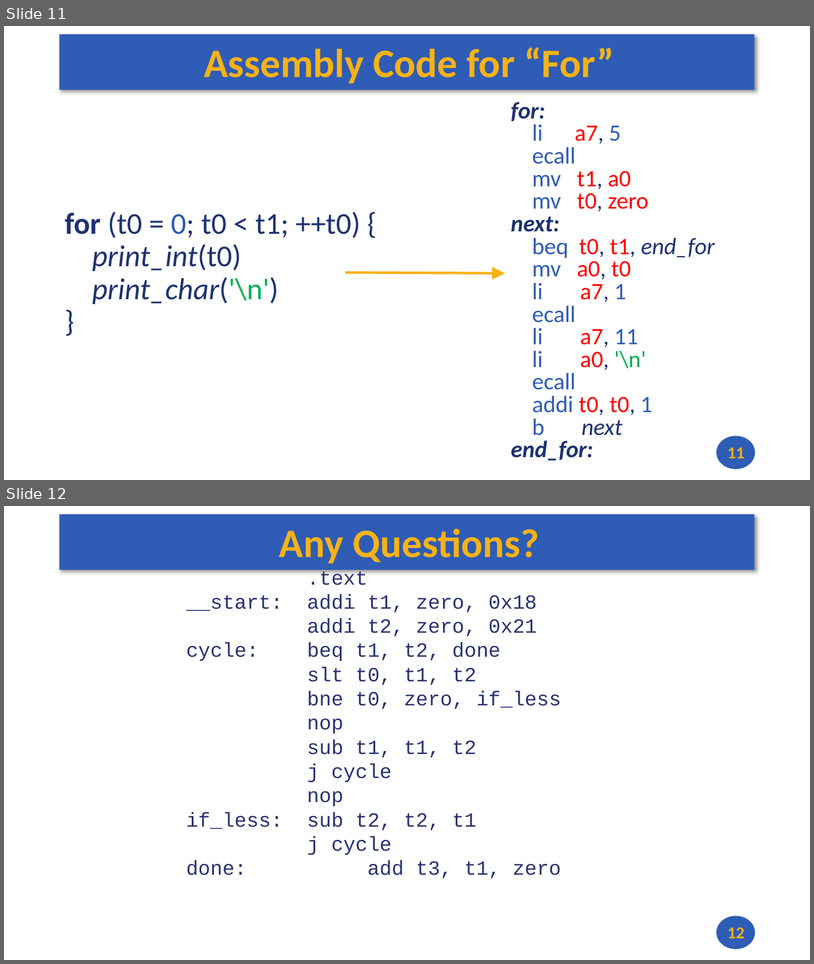
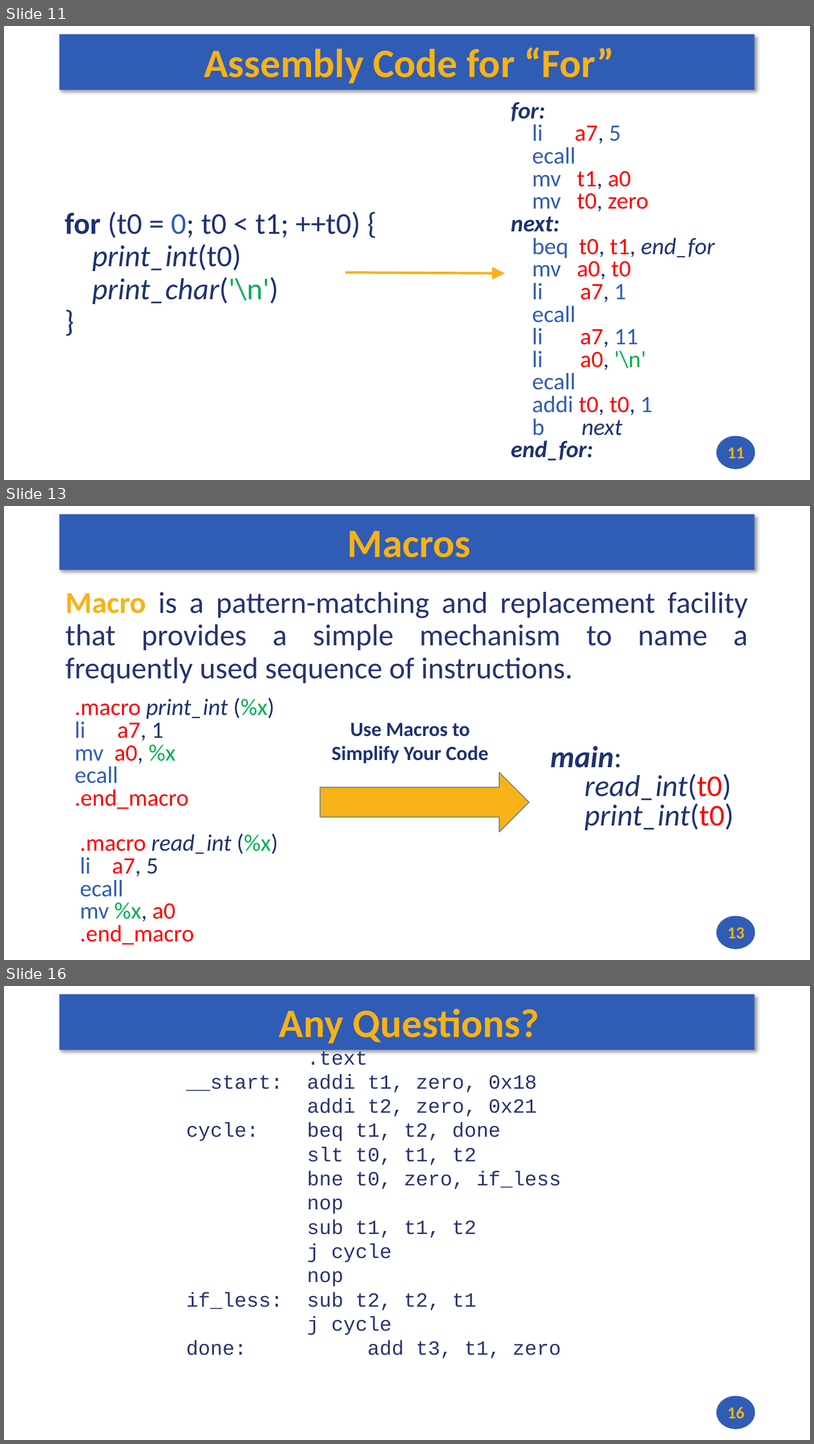
Before and after one commit to andrewt0301/hse-acos-course, a slide deck: docs/part1ca/05_MacrosBranchesArrays/CA_Lecture_05.pptx. Shown one above the other, each under a label of ours: slides 11 and 12 before the commit, slides 11, 13 and 16 after it; the slides between them are not shown. The pictures are 814x964 and 814x1444 pixels, drawn with LibreOffice and Linux fonts; fonts in the diff are those of the drawing. Boxes give left, top, right and bottom in pixels: in the first picture for what was removed or moved away, otherwise in the second. Text is boxed around its words. In the diff, an @@ line names an element or a change of style, - is before the commit and + after.

```diff
--- a/docs/part1ca/05_MacrosBranchesArrays/CA_Lecture_05.pptx
+++ b/docs/part1ca/05_MacrosBranchesArrays/CA_Lecture_05.pptx
@@ slide 13 added at (4,506,810,960), background #FFFFFF; not listed: 2 template elements that a slide beside it also shows @@
@@ title added at (348,531,471,558), 48 pt, text #F7B217, bold @@
+Macros
@@ text added at (65,592,748,683), 36 pt, text #273272 @@
+Macro is a pattern-matching and replacement facility that provides a simple mechanism to name a frequently used sequence of instructions.
@@ text added at (75,697,278,945), 28 pt, text #FF0000 @@
+.macro print_int (%x)
+li a7, 1
+mv a0, %x
+ecall
+.end_macro
+.macro read_int (%x)
+li a7, 5
+ecall
+mv %x, a0
+.end_macro
@@ text added at (332,723,489,763), 24 pt, text #1E3272, bold @@
+Use Macros to Simplify Your Code
@@ text added at (551,745,734,830), 36 pt, text #1E3272, italic @@
+main:
+read_int(t0)
+print_int(t0)
@@ right arrow added at (320,772,530,832), fill #F7B217, outline #43739E 0.85 pt @@
@@ page number added at (728,927,744,938), 20 pt, text #F7B217, bold @@
+13
@@ what was slide 12 is now slide 16 @@
@@ page number at (728,1407,744,1418): text changed @@
-12
+16
```
Also in this commit, not shown: 1 slide changed, 3 other slides added, 1 other file.
